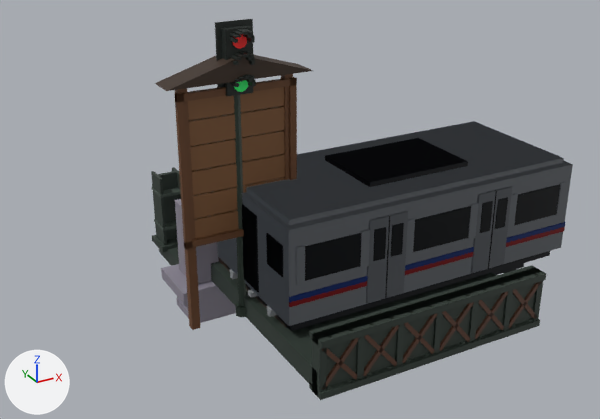
Before and after pictures for a commit that changed the glTF model public/models/street.glb.
Rendered twice from a 50 mm camera at (-3.59, -7.95, 5.18) aimed at (0.93, 0.25, 1.08). Lighting does not change. The marker at lower left points along +X, +Y and +Z. The older version comes first.

Script lines for the objects in view, before the commit:
```python
me_elcar = bpy.data.meshes.new('ElCar')
me_elcar.from_pydata(...)  # 424 vertices, 664 faces; spans x 0.0..3.99, y -1.18..0.79, z 0.0..1.7
# faces by material slot: [168, 48, 240, 24, 24, 160]
me_elcar.materials.append(mat_elcarsteel)  # light grey #b4bac2
me_elcar.materials.append(mat_elcardoor)  # grey #9ea4ac
me_elcar.materials.append(mat_elcarglass)  # black #1c2228
me_elcar.materials.append(mat_elcarblue)  # blue #2a4fb0
me_elcar.materials.append(mat_elcarred)  # red #c8282e
me_elcar.materials.append(mat_elcarunder)  # dark grey #30333a
me_elcarfront = bpy.data.meshes.new('ElCarFront')
me_elcarfront.from_pydata(...)  # 438 vertices, 700 faces; spans x 0.0..3.99, y -1.18..0.79, z 0.0..1.7
# faces by material slot: [168, 48, 216, 36, 36, 160, 12, 24]
me_elcarfront.materials.append(mat_elcarsteel)  # light grey #b4bac2
me_elcarfront.materials.append(mat_elcardoor)  # grey #9ea4ac
me_elcarfront.materials.append(mat_elcarglass)  # black #1c2228
me_elcarfront.materials.append(mat_elcarblue)  # blue #2a4fb0
me_elcarfront.materials.append(mat_elcarred)  # red #c8282e
me_elcarfront.materials.append(mat_elcarunder)  # dark grey #30333a
me_elcarfront.materials.append(mat_elcarsign)  # orange #ffb030
me_elcarfront.materials.append(mat_elcarlamp)  # beige #fff4d0
me_overpasspillar = bpy.data.meshes.new('OverpassPillar')
me_overpasspillar.from_pydata(...)  # 24 vertices, 36 faces; spans x -0.28..0.28, y 0.92..1.45, z 0.0..1.0
me_overpasspillar.materials.append(mat_opconcrete)  # grey #8c8794
ob_elcar = bpy.data.objects.new('ElCar', me_elcar)
ob_elcar.location = (0.0, 0.0, 0.0)
ob_elcarfront = bpy.data.objects.new('ElCarFront', me_elcarfront)
ob_elcarfront.location = (0.0, 0.0, 0.0)
ob_overpasspillar = bpy.data.objects.new('OverpassPillar', me_overpasspillar)
ob_overpasspillar.location = (0.0, 0.0, 0.0)
# also in view: 'WantedBoard' at (0.0, -0.03, 1.59); 'OverpassCap' at (0.0, 1.2, -0.28); 'TrafficSignal' at (0.0, -0.07, 1.75); 'ElSpan' at (1.5, -0.2, 0.3); 'ElColumn' at (0.0, 2.4, 0.5)
```
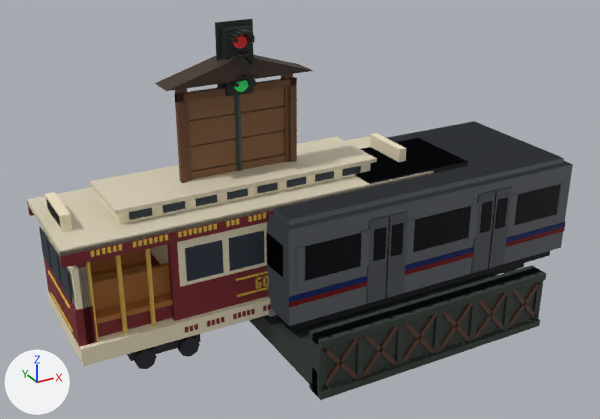
Boxes (x1, y1, x2, y2) around the edits, measured in the pictures (600 x 419 px):
'CableCar', added
    after: (27, 133, 433, 369)
    faces in mat_ccroof (beige #d9cfb6): (27, 137, 433, 256)
    faces in mat_cccream (beige #efe3c4): (41, 133, 406, 366)
    faces in mat_ccmaroon (dark red #7a1f26): (28, 173, 433, 347)
    faces in mat_ccglass (dark blue #26323e): (39, 166, 361, 304)
    faces in mat_ccwood (brown #a8682e): (90, 249, 173, 324)
'OverpassCap', unchanged, covered by the edit
    before: (161, 264, 236, 323)
'ElColumn', unchanged, covered by the edit
    before: (151, 167, 181, 245)
'OverpassPillar', unchanged, covered by the edit
    before: (175, 199, 219, 284)

What changed in the scene script:
```text
Add mat_ccmaroon:
    mat_ccmaroon = principled_material('ccMaroon')
    mat_ccmaroon.base_color = (0.195, 0.0137, 0.0194)  # dark red #7a1f26
    mat_ccmaroon.roughness = 0.6
Add mat_ccunder:
    mat_ccunder = principled_material('ccUnder')
    mat_ccunder.base_color = (0.0194, 0.0168, 0.0232)  # black #26232a
    mat_ccunder.roughness = 0.6
Add mat_ccroof:
    mat_ccroof = principled_material('ccRoof')
    mat_ccroof.base_color = (0.694, 0.624, 0.468)  # beige #d9cfb6
    mat_ccroof.roughness = 0.6
Add mat_ccwood:
    mat_ccwood = principled_material('ccWood')
    mat_ccwood.base_color = (0.392, 0.138, 0.0273)  # brown #a8682e
    mat_ccwood.roughness = 0.6
Add mat_ccbrass:
    mat_ccbrass = principled_material('ccBrass')
    mat_ccbrass.base_color = (0.687, 0.434, 0.0648)  # yellow #d8b048
    mat_ccbrass.roughness = 0.6
Add mat_ccglass:
    mat_ccglass = principled_material('ccGlass')
    mat_ccglass.base_color = (0.0194, 0.0319, 0.0482)  # dark blue #26323e
    mat_ccglass.roughness = 0.6
Add mat_cccream:
    mat_cccream = principled_material('ccCream')
    mat_cccream.base_color = (0.863, 0.768, 0.552)  # beige #efe3c4
    mat_cccream.roughness = 0.6
Add mat_ccgold:
    mat_ccgold = principled_material('ccGold')
    mat_ccgold.base_color = (0.791, 0.515, 0.0648)  # yellow #e6be48
    mat_ccgold.roughness = 0.6
Add me_cablecar:
    me_cablecar.from_pydata(...)  # 2476 vertices, 3936 faces; spans x -2.18..2.18, y -0.72..0.72, z 0.0..1.86
    # faces by material slot: [900, 96, 96, 320, 1968, 384, 148, 24]
    me_cablecar.materials.append(mat_ccmaroon)  # dark red #7a1f26
    me_cablecar.materials.append(mat_cccream)  # beige #efe3c4
    me_cablecar.materials.append(mat_ccwood)  # brown #a8682e
    me_cablecar.materials.append(mat_ccbrass)  # yellow #d8b048
    me_cablecar.materials.append(mat_ccgold)  # yellow #e6be48
    me_cablecar.materials.append(mat_ccglass)  # dark blue #26323e
    me_cablecar.materials.append(mat_ccunder)  # black #26232a
    me_cablecar.materials.append(mat_ccroof)  # beige #d9cfb6
Add ob_cablecar:
    ob_cablecar = bpy.data.objects.new('CableCar', me_cablecar)
    ob_cablecar.location = (0.0, 0.0, 0.0)
```
